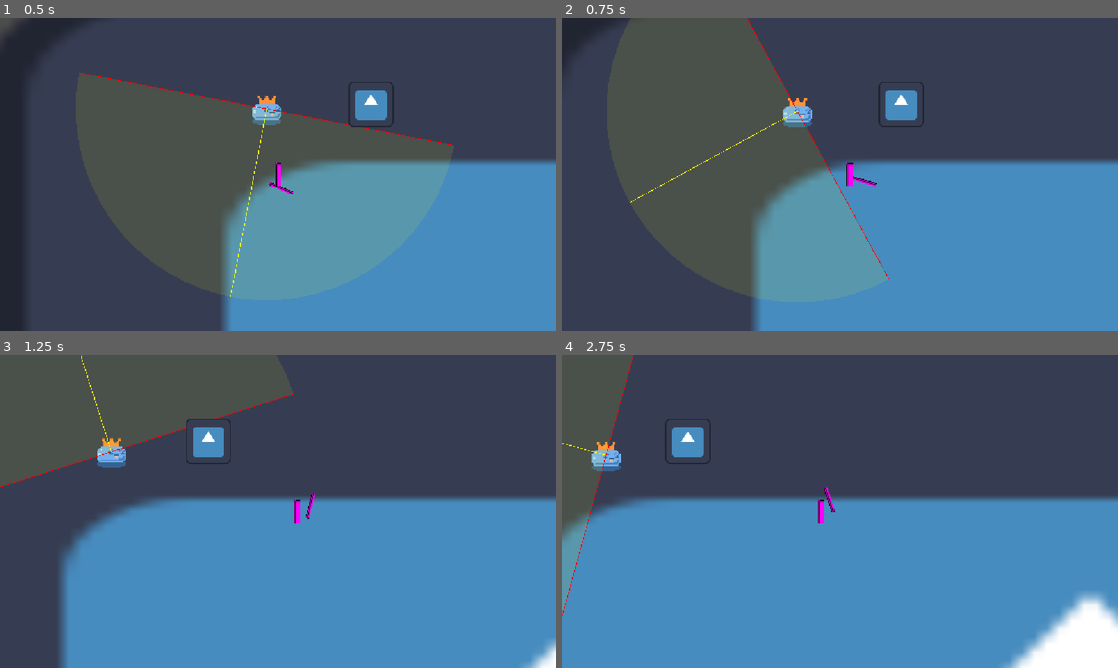
Above: before the commit, frames 1-4 (two rows, left to right).
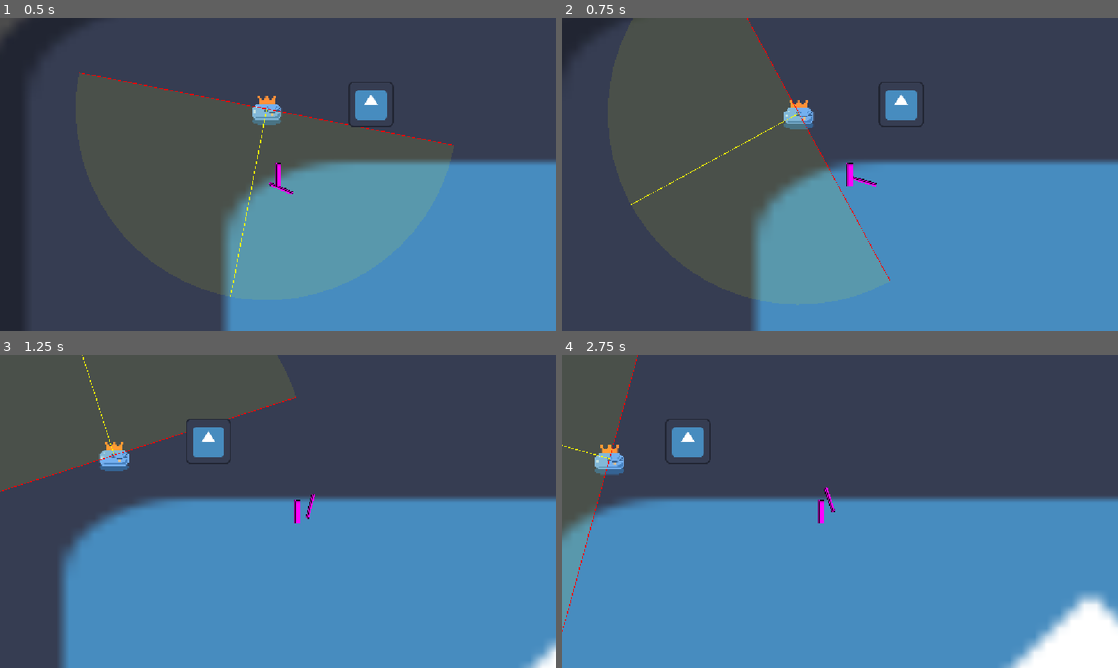
Above: after the commit, the same moments.

Repository: nakowalnut/cusga
Game: Godot game, scene res://Scenes/FunctionTest/text.tscn
The game is run twice, just before and just after one commit, with the same random seed, the same clock (stepped at 60 frames per second) and the same inputs. The engine's default icon, where the game draws it, is replaced by a stand-in: a white triangle on a blue panel in a dark square.
Inputs (mouse positions are in pixels of both pictures, inside the frame that each line leads up to):
- Up to frame 1 (0.5 s): no input
- Up to frame 2 (0.75 s): move the mouse to (962, 158) at 0.52 s; hold D (move_right) from 0.53 s (still down); click (962, 158) at 0.6 s
- Up to frame 3 (1.25 s): keep holding D (move_right); tap W (up) at 0.77 s
- Up to frame 4 (2.75 s): move the mouse to (728, 527) at 1.27 s; click (728, 527) at 1.35 s; tap W (up) at 1.52 s; move the mouse to (895, 442) at 2.02 s; release D (move_right) at 2.03 s; hold A (move_left) from 2.03 s (still down); click (895, 442) at 2.1 s

Frame 1 is identical in both runs. In frame 2, 0.4% of the frame differs, in the area x 12-59%, y 0-84%; in frame 3, 0.6%, in the area x 0-54%, y 0-44%; in frame 4, 0.6%.

Commit message:
修复远程攻击的bug

Diff:
--- a/classes/Character/player.gd
+++ b/classes/Character/player.gd
@@ -78,6 +78,8 @@
 
 
 func _on_weapon_hitbox_area_entered(area: Area2D) -> void:
+	if area is FieldOfView2D:
+		return
 	if weapon_hitbox.monitoring and area.get_parent() is Enemy:
 		if is_instance_valid(current_weapon_node):
 			current_weapon_node.on_hit(area.get_parent())
--- a/classes/Weapons/arrow_projectile.gd
+++ b/classes/Weapons/arrow_projectile.gd
@@ -23,6 +23,8 @@
 	_hit(body)
 
 func _on_area_entered(area: Area2D) -> void:
+	if area is FieldOfView2D:
+		return
 	# 如果敌人的受击区域是 Area2D
 	_hit(area.get_parent())
 
--- a/classes/Weapons/dagger.gd
+++ b/classes/Weapons/dagger.gd
@@ -73,7 +73,7 @@
 	params.transform = Transform2D(0,mouse_pos)
 
 	#params.collision_mask = 4 # Enemy Layer
-	params.collide_with_areas = true
+	params.collide_with_areas = false
 	params.collide_with_bodies = true
 
 	var results = space_state.intersect_shape(params)
--- a/classes/Weapons/weapon_base.gd
+++ b/classes/Weapons/weapon_base.gd
@@ -3,7 +3,7 @@
 
 @export var weapon_name: String = "未命名武器"
 @export var damage: float = 10.0
-@export var attack_range: float = 50.0
+var attack_range: float = 50.0
 @export var attack_speed_multiplier: float = 1.0
 @export var color: Color = Color.WHITE
 @export var max_combo: int = 5
@@ -37,7 +37,8 @@
 	shape.radius = radius
 	query.shape = shape
 	query.transform = Transform2D(0, weapon_owner.global_position)
-	query.collide_with_areas = true
+	query.collide_with_bodies = true
+	query.collide_with_areas = false
 	var results = space_state.intersect_shape(query)
 	var enemies = []
 	for r in results:
@@ -48,12 +49,6 @@
 			enemies.append(col.get_parent())
 	return enemies
 
-# 统一致死判定接口：由子类 on_hit 调用，实现“触碰即死”语义
-#func kill_target_if_enemy(target: Node) -> void:
-	#if not is_instance_valid(target): return
-	#if target.has_method("die") and not target.get("is_dead"):
-		## 如果是 CharacterBase 或继承者，直接触发死亡逻辑
-		#target.die()
 
 # 统一数值伤害接口
 func deal_damage(target: Node) -> void:
